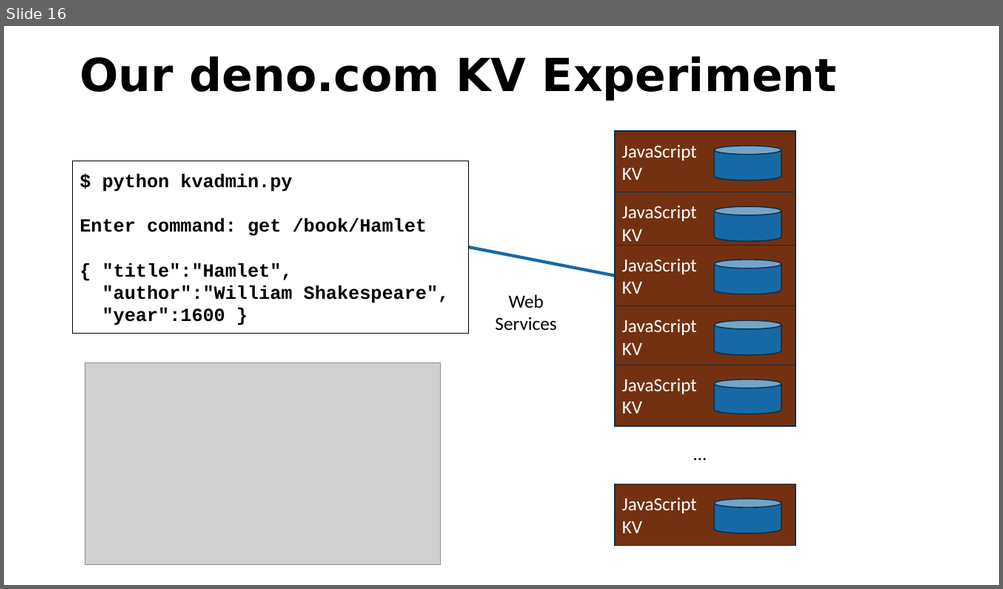
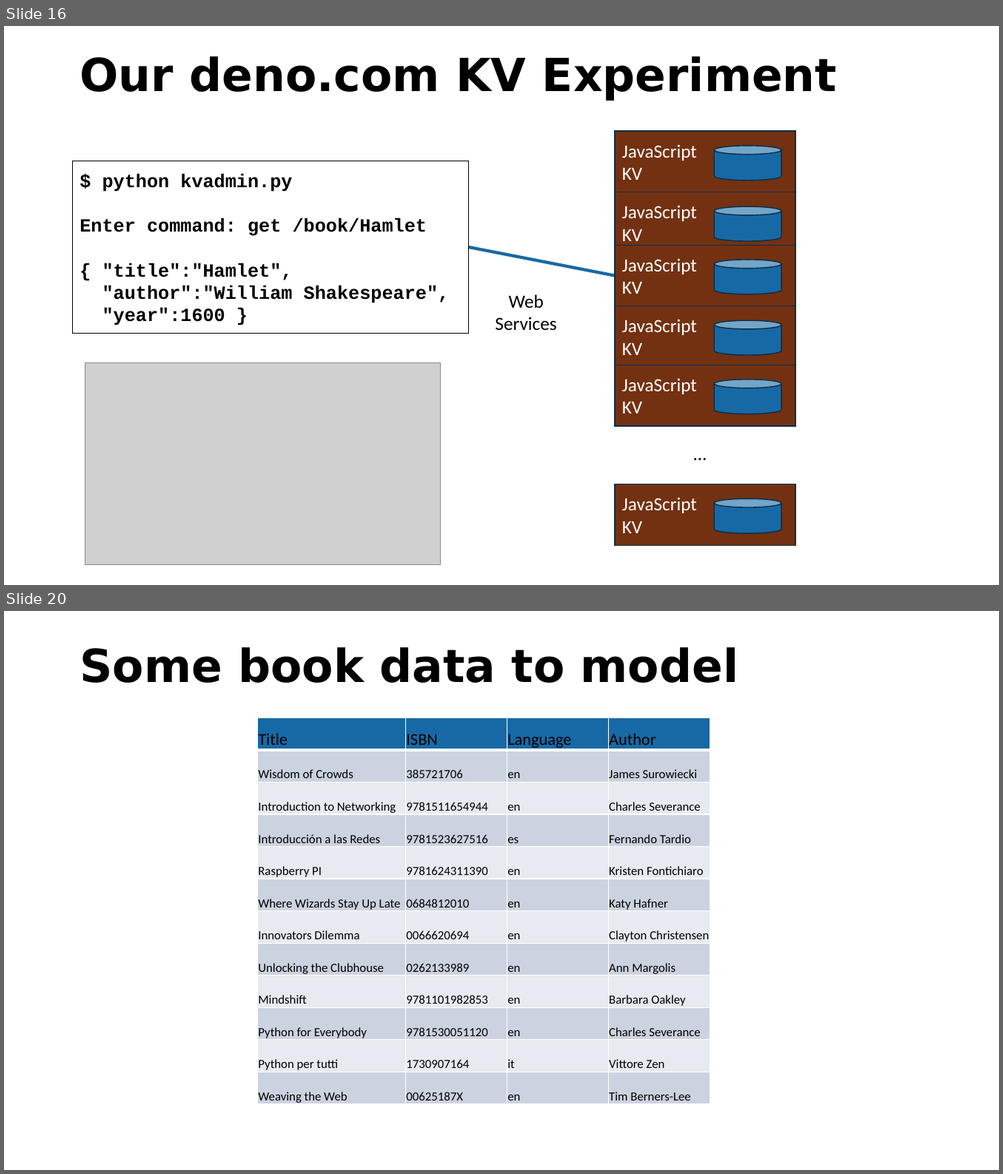
Before and after one commit to csev/pg4e, a slide deck: lectures/07-DenoKV.pptx. Shown one above the other, each under a label of ours: slide 16 before the commit, slides 16 and 20 after it; the slides between them are not shown. The pictures are 1003x589 and 1003x1174 pixels, drawn with LibreOffice and Linux fonts; fonts in the diff are those of the drawing; grey boxes stand for pictures. Boxes give left, top, right and bottom in pixels: in the first picture for what was removed or moved away, otherwise in the second. Text is boxed around its words. In the diff, an @@ line names an element or a change of style, - is before the commit and + after.

```diff
--- a/lectures/07-DenoKV.pptx
+++ b/lectures/07-DenoKV.pptx
@@ slide 20 added at (x1=4, y1=611, x2=999, y2=1170), background #FFFFFF @@
@@ title added at (x1=79, y1=647, x2=738, y2=683), 44 pt, text #000000, bold @@
+Some book data to model
@@ table added at (x1=258, y1=718, x2=710, y2=1106), 12 rows, 4 columns @@
+Title | ISBN | Language | Author
+Wisdom of Crowds | 385721706 | en | James Surowiecki
+Introduction to Networking | 9781511654944 | en | Charles Severance
+Introducción a las Redes | 9781523627516 | es | Fernando Tardio
+Raspberry PI | 9781624311390 | en | Kristen Fontichiaro
+Where Wizards Stay Up Late | 0684812010 | en | Katy Hafner
+Innovators Dilemma | 0066620694 | en | Clayton Christensen
+Unlocking the Clubhouse | 0262133989 | en | Ann Margolis
+Mindshift | 9781101982853 | en | Barbara Oakley
+Python for Everybody | 9781530051120 | en | Charles Severance
+Python per tutti | 1730907164 | it | Vittore Zen
+Weaving the Web | 00625187X | en | Tim Berners-Lee
```
Also in this commit, not shown: 3 slides changed, 19 other slides added, 2 other files.
